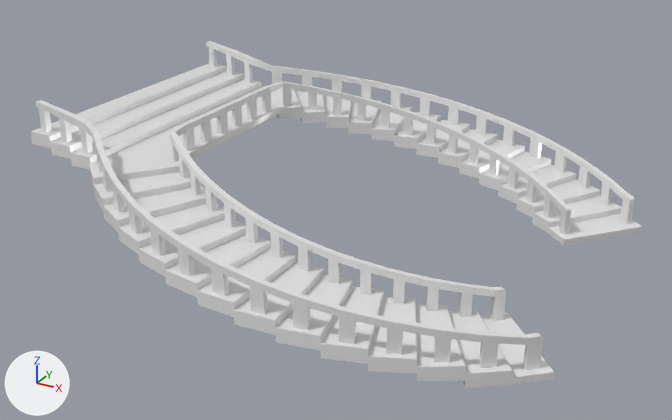
The FBX model CandificationV2/Assets/Meshes/stairs.fbx, before and after one commit.
Before and after are seen from a 50 mm camera at (0.0893, -0.2494, 0.1324) aimed at (-0.0446, -0.0058, 0.0107). The lights are fixed; the arrows at lower left show +X, +Y and +Z. Where no turn or scale is listed for an object, it has been applied to the vertices.

In view in the first picture: 'staircase1'.
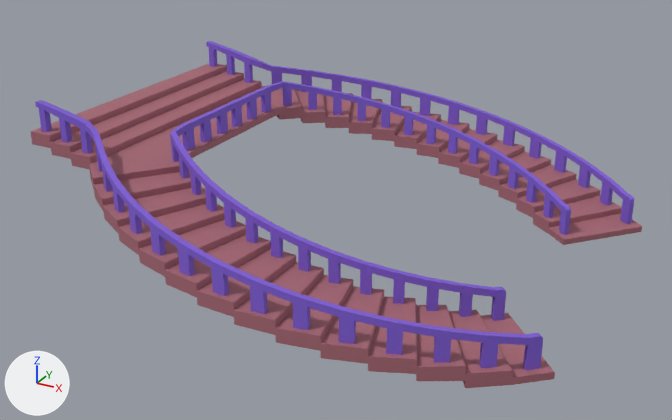
Commit message: fixing stairs

Location of each change, [x1, y1, x2, y2] in pixels of the pictures (672 x 420 px):
part 1 of me_mesh, recoloured (white to purple): [35, 41, 634, 371] in both
part 2 of me_mesh, recoloured (white to brown): [31, 64, 642, 388] in both

The change, as a diff of the scene's bpy script:
```diff
--- a/CandificationV2/Assets/Meshes/stairs.fbx.py
+++ b/CandificationV2/Assets/Meshes/stairs.fbx.py
@@ mat_blinn2 @@
+mat_blinn2 = principled_material('blinn2')
+mat_blinn2.base_color = (0.214, 0.111, 0.672)  # purple #7f5ed6
+mat_blinn2.roughness = 0.749
@@ mat_blinn3 @@
+mat_blinn3 = principled_material('blinn3')
+mat_blinn3.base_color = (0.378, 0.134, 0.168)  # brown #a56672
+mat_blinn3.roughness = 0.749
@@ me_mesh @@
 me_mesh.from_pydata(...)  # 1968 vertices, 1888 faces; spans x -0.087..0.087, y -0.081..0.081, z -0.023..0.023
 # used by ob_staircase1; location = (-0.045, -0.0001, 0.0226)
+# me_mesh part 1: 1534 of the faces centred in x -0.085..0.083, y -0.079..0.079, z -0.021..0.023 switch from mat_standardsurface2 (white #e7e7e7) to mat_blinn2 (purple #805dd6)
+# me_mesh part 2: 354 of the faces centred in x -0.087..0.084, y -0.081..0.081, z -0.023..0.013 switch from mat_standardsurface2 (white #e7e7e7) to mat_blinn3 (brown #a56672)
```
